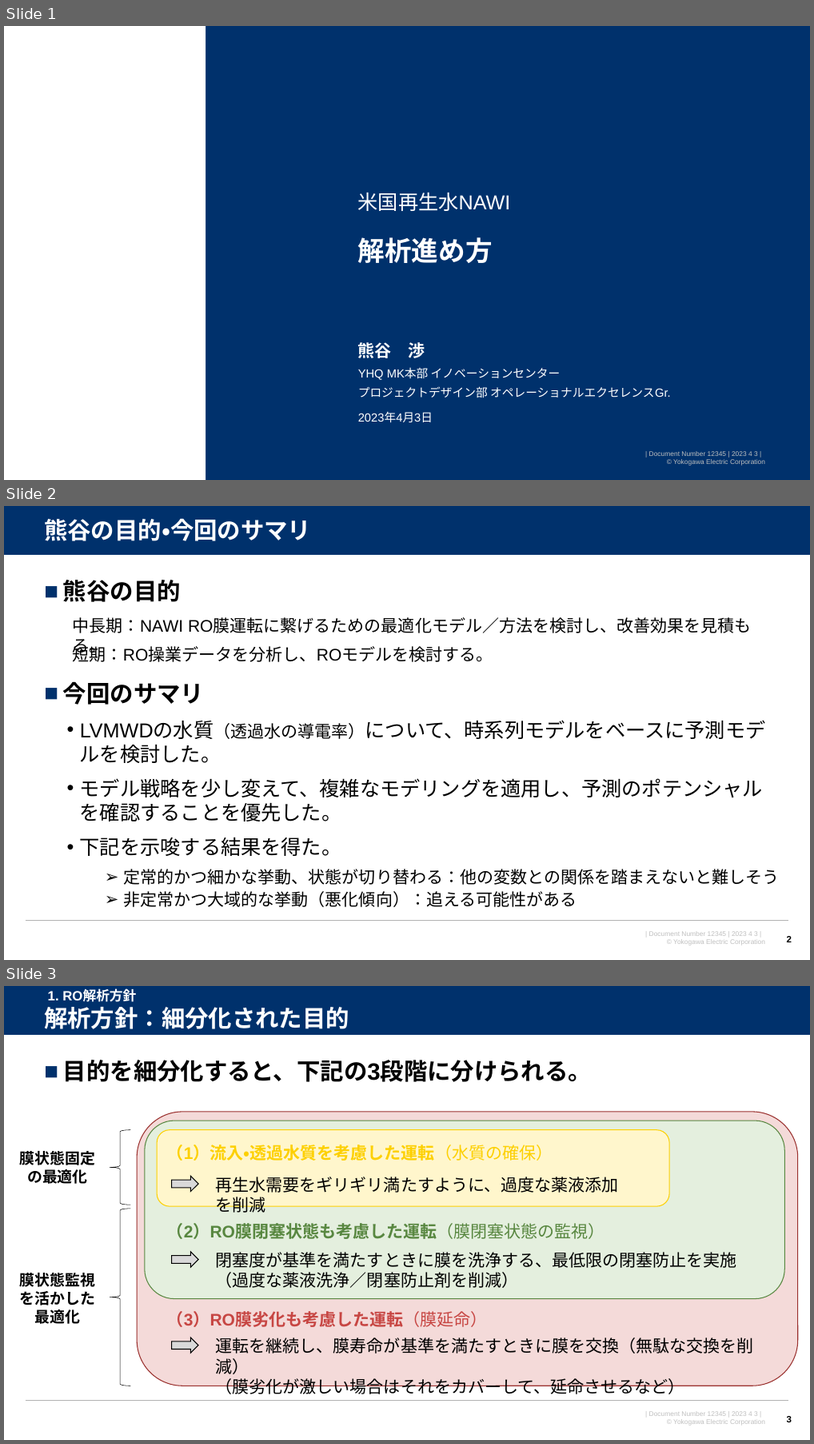
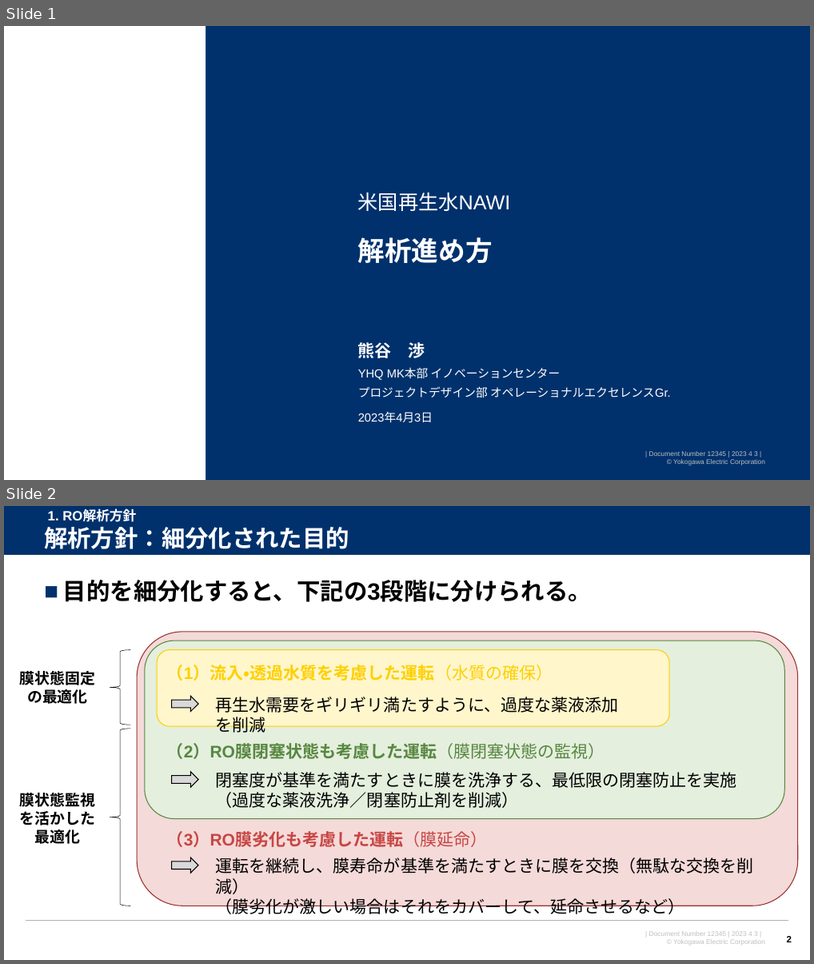
Before and after one commit to watarukumagai-git/opt, a slide deck: Reuse_Water/230403_米国再生水NAWI 解析進め方_rev.0.pptx. Shown one above the other, each under a label of ours: slides 1, 2 and 3 before the commit, slides 1 and 2 after it. The pictures are 814x1444 and 814x964 pixels, drawn with LibreOffice and Linux fonts; fonts in the diff are those of the drawing; background and template pictures are left out. Boxes give left, top, right and bottom in pixels: in the first picture for what was removed or moved away, otherwise in the second. Text is boxed around its words. In the diff, an @@ line names an element or a change of style, - is before the commit and + after.

```diff
--- a/Reuse_Water/230403_米国再生水NAWI 解析進め方_rev.0.pptx
+++ b/Reuse_Water/230403_米国再生水NAWI 解析進め方_rev.0.pptx
@@ slide 2 removed at (4, 506, 810, 960), background #FFFFFF; not listed: 4 template elements that a slide beside it also shows @@
@@ title removed at (44, 518, 311, 541) @@
-熊谷の目的・今回のサマリ
@@ text removed at (63, 580, 780, 907) @@
-■ 熊谷の目的
-■ 今回のサマリ
-  • LVMWDの水質（透過水の導電率）について、時系列モデルをベースに予測モデルを検討した。
-  • モデル戦略を少し変えて、複雑なモデリングを適用し、予測のポテンシャルを確認することを優先した。
-  • 下記を示唆する結果を得た。
-    ➢ 定常的かつ細かな挙動、状態が切り替わる：他の変数との関係を踏まえないと難しそう
-    ➢ 非定常かつ大域的な挙動（悪化傾向）：追える可能性がある
@@ text removed at (73, 617, 752, 633) @@
-中長期：NAWI RO膜運転に繋げるための最適化モデル／方法を検討し、改善効果を見積もる。
@@ text removed at (73, 644, 494, 662) @@
-短期：RO操業データを分析し、ROモデルを検討する。
@@ page number removed at (787, 936, 792, 942) @@
-2
@@ what was slide 3 is now slide 2 @@
```
Also in this commit, not shown: 1 slide changed, 4 slides added, 4 other slides removed.
